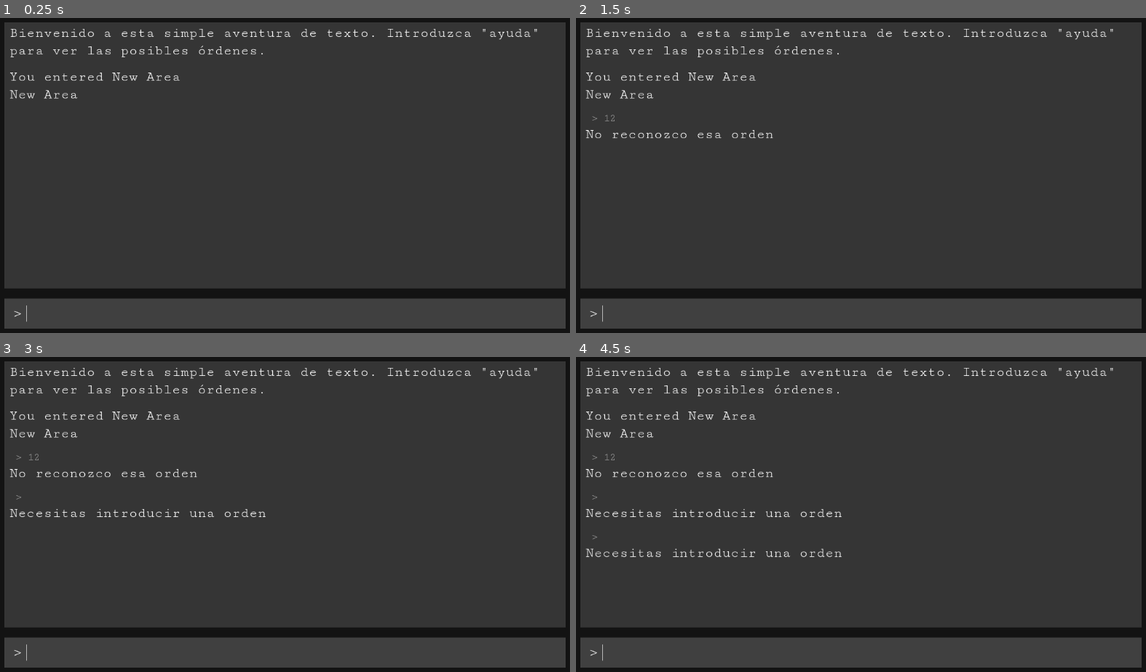
Above: before the commit, frames 1-4 (two rows, left to right).
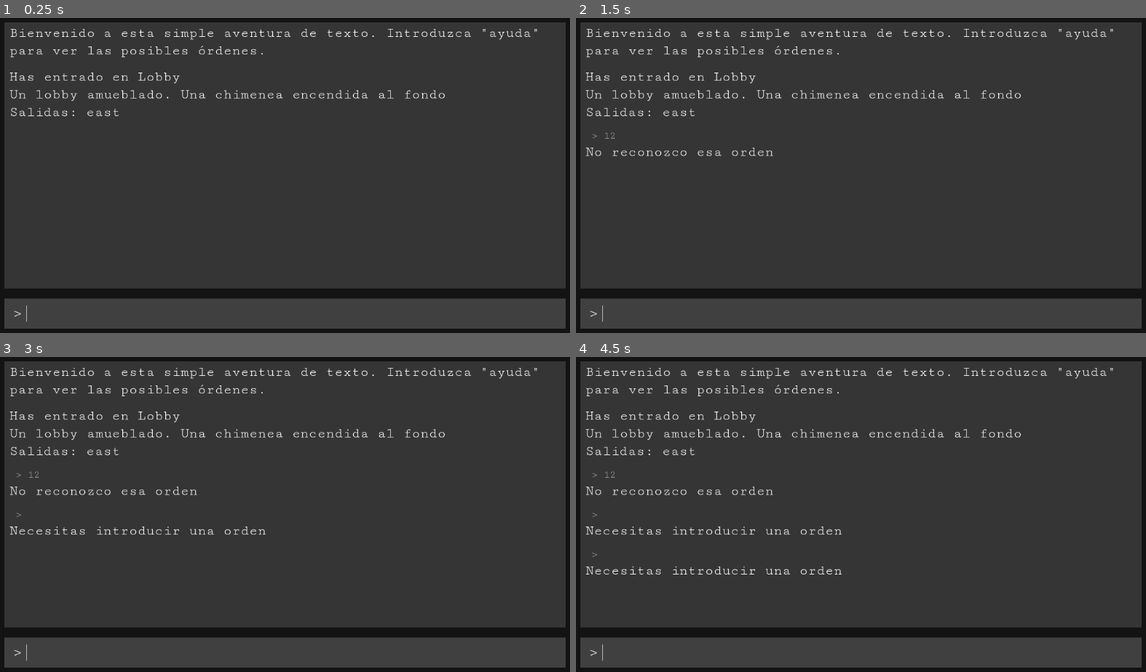
Above: after the commit, the same moments.

Repository: edwardc91/text_adventure_tutorial
Game: Godot game, scene res://main.tscn
Same seed, same stepped clock (60 frames per second), same inputs: the game is played once before the commit and once after it.
Inputs (mouse positions are in pixels of both pictures, inside the frame that each line leads up to):
- Up to frame 1 (0.25 s): no input
- Up to frame 2 (1.5 s): click (872, 314) at 0.52 s; type "12" at 0.6 s; tap Enter at 1.25 s
- Up to frame 3 (3 s): tap Space at 2 s; tap Enter at 2.75 s
- Up to frame 4 (4.5 s): tap Space at 3.5 s; tap Enter at 4.25 s

The runs differ from the first frame. In frame 1, 0.9% of the frame differs, in the area x 1-79%, y 17-32%; in frame 2, 1.4%; in frame 3, 2.0%; in frame 4, 2.6%, in the area x 1-79%, y 17-70%.

Commit message:
Added asic engine for areas(rooms) and exits

Diff:
--- a/components/world_areas/world_area.gd
+++ b/components/world_areas/world_area.gd
@@ -1,10 +1,46 @@
+@tool
 class_name WorldArea
 extends PanelContainer
 
-@export var area_name: String = "New Area"
-@export var description: String = "Area description"
+@export var area_name: String = "Area Name":
+	set = set_area_name
+@export_multiline var description: String = "Area Description":
+	set = set_area_description
+
+var area_exits: Dictionary = {}
+
+@onready var _name_label: Label = %NameLabel
+@onready var _description_label: Label = %DescriptionLabel
 
 
-func display_texts() -> void:
-	%NameLabel.set_text(area_name)
-	%DescriptionLabel.set_text(description)
+func _ready() -> void:
+	_name_label.text = area_name
+	_description_label.text = description
+
+
+func connect_exit(direction: String, area: WorldArea) -> void:
+	var exit = Exit.new()
+	exit.area1 = area
+	exit.area2 = self
+	area_exits[direction] = exit
+	match direction:
+		"east":
+			area.area_exits["west"] = exit
+		"west":
+			area.area_exits["east"] = exit
+		"north":
+			area.area_exits["south"] = exit
+		"south":
+			area.area_exits["north"] = exit
+
+
+func set_area_name(value: String) -> void:
+	if _name_label:
+		_name_label.set_text(value)
+	area_name = value
+
+
+func set_area_description(value: String) -> void:
+	if _description_label:
+		_description_label.text = value
+	description = value
--- a/components/world_areas/world_area.tscn
+++ b/components/world_areas/world_area.tscn
@@ -9,6 +9,8 @@
 offset_right = 100.0
 offset_bottom = 84.0
 script = ExtResource("1_kj6kv")
+area_name = ""
+description = ""
 
 [node name="MarginContainer" type="MarginContainer" parent="."]
 layout_mode = 2
@@ -23,12 +25,17 @@
 [node name="NameLabel" type="Label" parent="MarginContainer/Rows"]
 unique_name_in_owner = true
 layout_mode = 2
+theme_override_constants/outline_size = 1
 theme_override_fonts/font = ExtResource("2_obuiq")
 theme_override_font_sizes/font_size = 20
-text = "Area Name"
+text = "New Area"
+horizontal_alignment = 1
 
-[node name="DescriptionLabels" type="Label" parent="MarginContainer/Rows"]
+[node name="DescriptionLabel" type="Label" parent="MarginContainer/Rows"]
 unique_name_in_owner = true
+custom_minimum_size = Vector2(300, 0)
 layout_mode = 2
 theme_override_fonts/font = ExtResource("2_obuiq")
-text = "A area description to show to the player"
+text = "Area description
+"
+autowrap_mode = 3
--- a/main.gd
+++ b/main.gd
@@ -24,7 +24,7 @@
 			_history_rows.get_child(i).queue_free()
 
 
-func handle_response_added(response_text: String) -> void:
+func create_response(response_text: String) -> void:
 	var response_scene_inst = response_scene.instantiate()
 	response_scene_inst.set_text(response_text)
 	add_game_info_object(response_scene_inst)
@@ -32,15 +32,15 @@
 
 func _ready() -> void:
 	_history_scrollbar.changed.connect(_on_history_scroll_changed)
-	_command_processor.response_added.connect(_on_command_process_response_added)
-	handle_response_added(
+	_area_manager.create_world()
+	create_response(
 		'Bienvenido a esta simple aventura de texto. Introduzca "ayuda" para ver las posibles órdenes.'
 	)
-	_command_processor.initialize(_area_manager.get_child(0))
+	create_response(_command_processor.initialize(_area_manager.get_child(0)))
 
 
 func _on_command_process_response_added(response_text: String) -> void:
-	handle_response_added(response_text)
+	create_response(response_text)
 
 
 func _on_history_scroll_changed() -> void:
--- a/main.tscn
+++ b/main.tscn
@@ -1,9 +1,10 @@
-[gd_scene load_steps=11 format=3 uid="uid://dickmj7cq3d68"]
+[gd_scene load_steps=12 format=3 uid="uid://dickmj7cq3d68"]
 
 [ext_resource type="Script" path="res://main.gd" id="1_3ltkm"]
 [ext_resource type="FontFile" uid="uid://djlirv204gvvk" path="res://assets/fonts/CutiveMono-Regular.ttf" id="1_gm0px"]
 [ext_resource type="Script" path="res://scripts/CommandProcessor.gd" id="2_pegya"]
 [ext_resource type="PackedScene" uid="uid://beprbnjjk5egq" path="res://components/world_areas/world_area.tscn" id="3_chts5"]
+[ext_resource type="Script" path="res://scripts/AreaManager.gd" id="3_ilbdm"]
 [ext_resource type="Script" path="res://components/ui/Input.gd" id="3_vm72w"]
 
 [sub_resource type="StyleBoxFlat" id="StyleBoxFlat_ocxkw"]
@@ -34,12 +35,24 @@
 
 [node name="AreaManager" type="Node" parent="."]
 unique_name_in_owner = true
+script = ExtResource("3_ilbdm")
 
-[node name="WorldArea" parent="AreaManager" instance=ExtResource("3_chts5")]
-offset_left = 37.0
-offset_top = -308.0
-offset_right = 465.0
-offset_bottom = -222.0
+[node name="Lobby" parent="AreaManager" instance=ExtResource("3_chts5")]
+offset_left = 82.0
+offset_top = -907.0
+offset_right = 510.0
+offset_bottom = -821.0
+area_name = "Lobby"
+description = "Un lobby amueblado. Una chimenea encendida al fondo"
+
+[node name="Kitchen" parent="AreaManager" instance=ExtResource("3_chts5")]
+offset_left = 540.0
+offset_top = -907.0
+offset_right = 968.0
+offset_bottom = -821.0
+area_name = "Cocina"
+description = "Una cocina con platos deliciosos en la meseta
+"
 
 [node name="GameUserInterface" type="PanelContainer" parent="."]
 layout_mode = 1
--- /dev/null
+++ b/scripts/AreaManager.gd
@@ -0,0 +1,6 @@
+class_name AreaManager
+extends Node
+
+
+func create_world() -> void:
+    $Lobby.connect_exit("east", $Kitchen)
--- a/scripts/CommandProcessor.gd
+++ b/scripts/CommandProcessor.gd
@@ -1,12 +1,24 @@
 extends Node
-
-signal response_added(response_text: String)
 
 var _current_area: WorldArea = null
 
 
-func initialize(starting_area: WorldArea) -> void:
-	change_area(starting_area)
+func initialize(starting_area: WorldArea) -> String:
+	return change_area(starting_area)
+
+
+func parse_direction(direction: String) -> String:
+	match direction:
+		"norte":
+			return "north"
+		"sur":
+			return "south"
+		"este":
+			return "east"
+		"oeste":
+			return "west"
+		_:
+			return ""
 
 
 func process_command(input: String) -> String:
@@ -34,17 +46,33 @@
 	if direction == "":
 		return "¿Hacia donde desea ir?"
 
-	return "Te dirigiste al %s" % direction
+	var parsed_direction = parse_direction(direction)
+	if _current_area.area_exits.has(parsed_direction):
+		var exit = _current_area.area_exits[parsed_direction]
+		var exit_area_data = exit.get_direction_exit_data(_current_area)
+		if exit_area_data[0]:
+			if not exit_area_data[1]:
+				return "Has ido hacia el %s" % direction + "\n" + change_area(exit_area_data[0])
+
+			return "La salida hacia el %s está bloqueada" % direction
+
+		return "No puedes avanzar porque dios se equivocó"
+
+	return "No hay salida hacia el %s" % direction
 
 
 func help() -> String:
 	return "Puedes usar estas órdenes: ir [dirección]"
 
 
-func change_area(new_area: WorldArea) -> void:
+func change_area(new_area: WorldArea) -> String:
 	_current_area = new_area
 	var strings: PackedStringArray = PackedStringArray(
-		["You entered %s" % new_area.area_name, new_area.area_name]
+		[
+			"Has entrado en %s" % new_area.area_name,
+			new_area.description,
+			"Salidas: %s" % " ".join(PackedStringArray(new_area.area_exits.keys()))
+		]
 	)
 	var response = "\n".join(strings)
-	response_added.emit(response)
+	return response
--- /dev/null
+++ b/scripts/resources/Exit.gd
@@ -0,0 +1,17 @@
+class_name Exit
+extends Resource
+
+var area1: WorldArea = null
+var is_locked_area1: bool = false
+
+var area2: WorldArea = null
+var is_locked_area2: bool = false
+
+
+func get_direction_exit_data(area: WorldArea) -> Array:
+	if area == self.area1:
+		return [self.area2, self.is_locked_area2]
+	if area == self.area2:
+		return [self.area1, self.is_locked_area1]
+
+	return [null, null]
